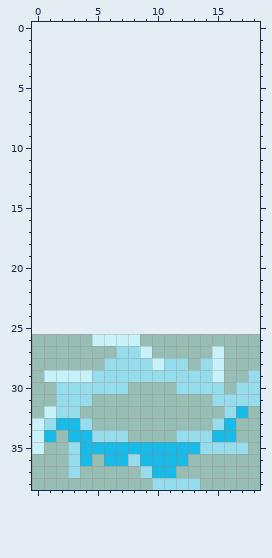
File history of a pixel-art sprite, gvmod/Content/Projectiles/SmallRazor.png. The picture above was drawn from the file before the commit.
The file is 38x26 pixels, drawn in blocks of 2x2; one block is one cell here. The old version is drawn lined up with the new one, on the new canvas.
New version:
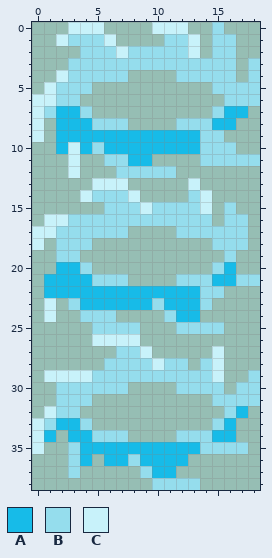
Palette (. is transparent): A #17bbe8  B #95dded  C #c8f2fa
The edit:
canvas 19x13 -> 19x39, the old top-left corner now at 0,26
y 0: x 3..5 ... -> CCC; x 10..12 ... -> CCC; x 15 . -> B
y 1: x 2..6 ..... -> CBBBC; x 11..13 ... -> BBC; x 15..16 .. -> BB
y 2: x 4..13 .......... -> BBBCBBBBBC; x 15..16 .. -> BB
y 3: x 3..16 .............. -> BBBBBBBBBBBBBB; x 18 . -> B
y 4: x 2..7 ...... -> CBBBBB; x 12..16 ..... -> BBBBB; x 18 . -> B
y 5: x 1..4 .... -> CBBB; x 15..18 .... -> BBBB
y 6: x 0..3 .... -> CCBB; x 16..18 ... -> BBB
y 7: x 0..4 ..... -> CBAAB; x 15..17 ... -> BAA
y 8: x 0 . -> C; x 2..7 ...... -> AAABBB; x 12..16 ..... -> BBBAA
y 9: x 0 . -> C; x 2..15 .............. -> AAAAAAAAAAAABB
y 10: x 2..16 ............... -> ACABAAAAAAAABBB
y 11: x 3 . -> C; x 6..9 .... -> BBAA; x 14..18 ..... -> BBBBB
y 12: x 3 . -> C; x 7..11 ..... -> BBBBB
y 13: x 5..7 ... -> CCC; x 13 . -> C
y 14: x 4..8 ..... -> CBBBC; x 13..14 .. -> BC
y 15: x 6..14 ......... -> BBBCBBBBC; x 16 . -> B
y 16: x 1..14 .............. -> CCBBBBBBBBBBBB; x 16..17 .. -> BB
y 17: x 0..7 ........ -> CCBBBBBB; x 12..17 ...... -> BBBBBB
y 18: x 0 . -> C; x 2..4 ... -> BBB; x 15..17 ... -> BBB
y 19: x 2..3 .. -> BB; x 16 . -> B
y 20: x 2..4 ... -> AAB; x 15..16 .. -> BA
y 21: x 1..7 ....... -> AAAABBB; x 12..18 ....... -> BBBAABB
y 22: x 1..15 ............... -> AAAAAAAAAAAAABB
y 23: x 1 . -> C; x 3..14 ............ -> BAAAAAABAAAB
y 24: x 1 . -> C; x 4..6 ... -> BBB; x 11..13 ... -> BAA
y 25: x 5..8 .... -> BBBB; x 12..15 .... -> BBBB
Changed places in both pictures, as pixel boxes (x1, y1, x2, y2):
added: (32, 22, 260, 334)
